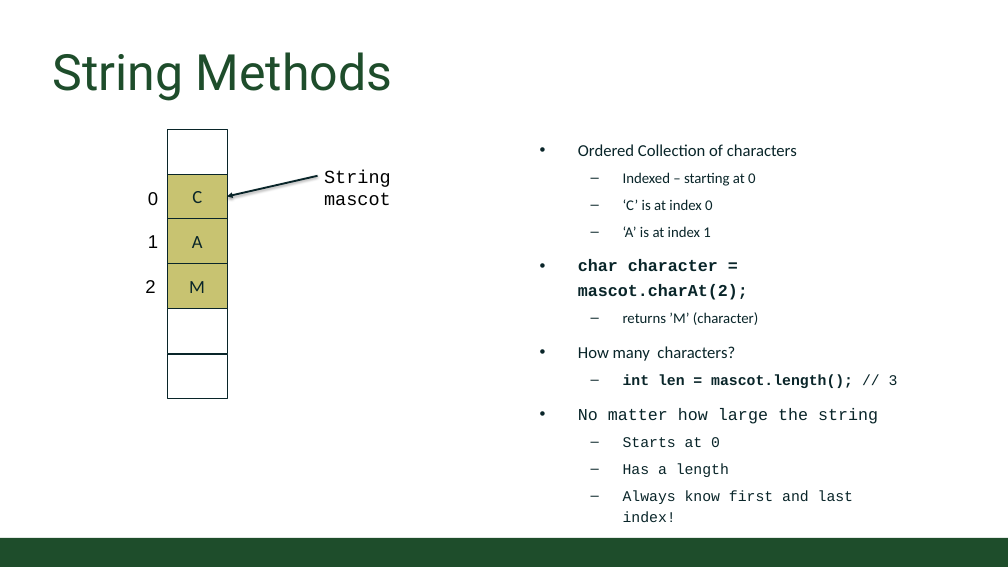
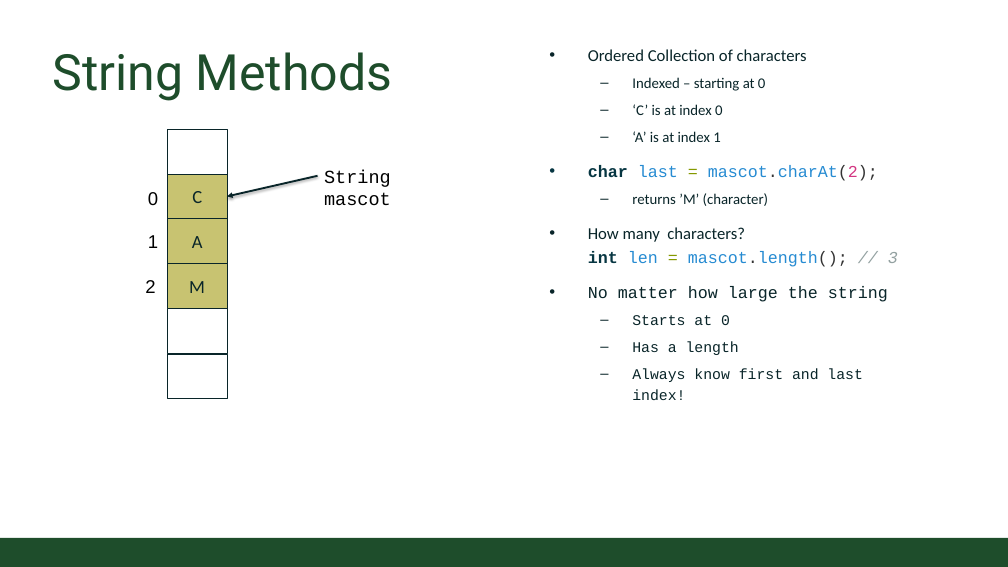
Before and after one commit to CSU-CompSci-CS163-4/Handouts, a slide deck: slide 5 of slides/Online/2020/04a - CharactersAndStrings.pptx. Drawn at 1008x567 pixels with LibreOffice and Linux fonts; fonts in the diff are those of the drawing; background and template pictures are left out. Boxes give left, top, right and bottom in pixels: in the first picture for what was removed or moved away, otherwise in the second. Text is boxed around its words. In the diff, an @@ line names an element or a change of style, - is before the commit and + after.

```diff
--- a/slides/Online/2020/04a - CharactersAndStrings.pptx
+++ b/slides/Online/2020/04a - CharactersAndStrings.pptx
@@ text "Ordered Collection of characters": place and size @@
-text "Ordered Collection of characters" at [578, 144, 898, 504]
+text "Ordered Collection of characters" at [588, 49, 898, 400]
@@ text at [588, 165, 878, 181]: text changed; text colour #092529 to #268BD2; bold off @@
-• char character = mascot.charAt(2);
+• char last = mascot.charAt(2);
@@ text at [588, 227, 898, 267]: text changed; size 16 to 18 pt; bold off @@
-• How many characters?
-  – int len = mascot.length(); // 3
+• How many characters?
+  int len = mascot.length(); // 3
```
Also in this commit, not shown: 2 other slides changed, 1 other file.
